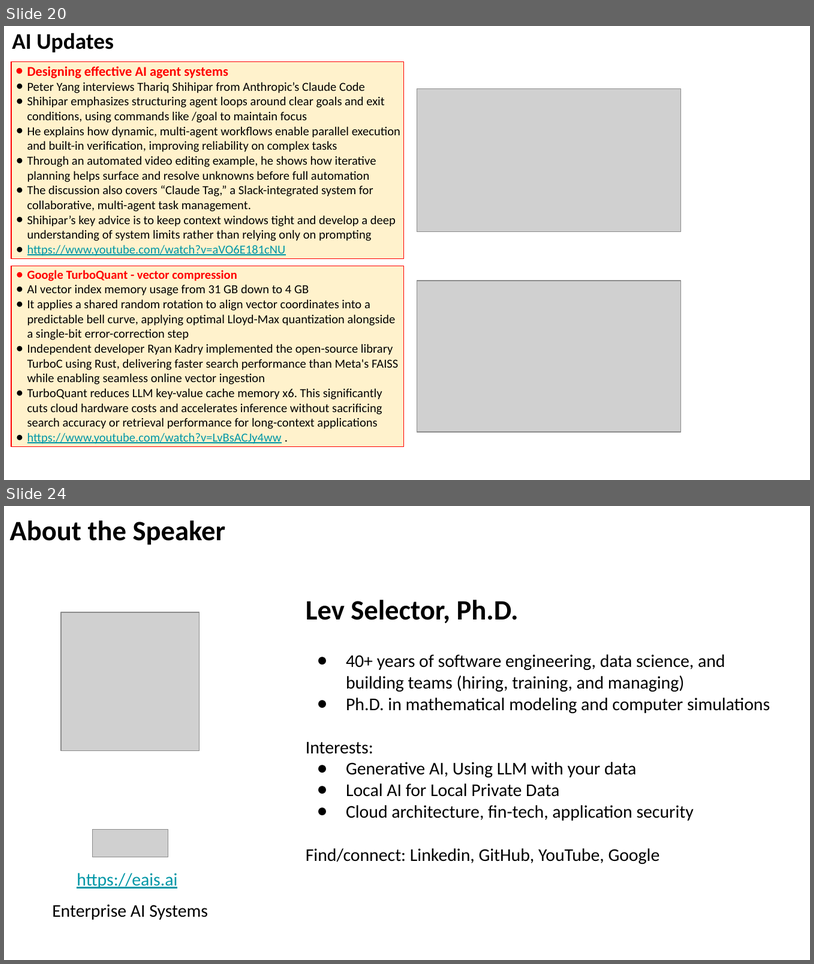
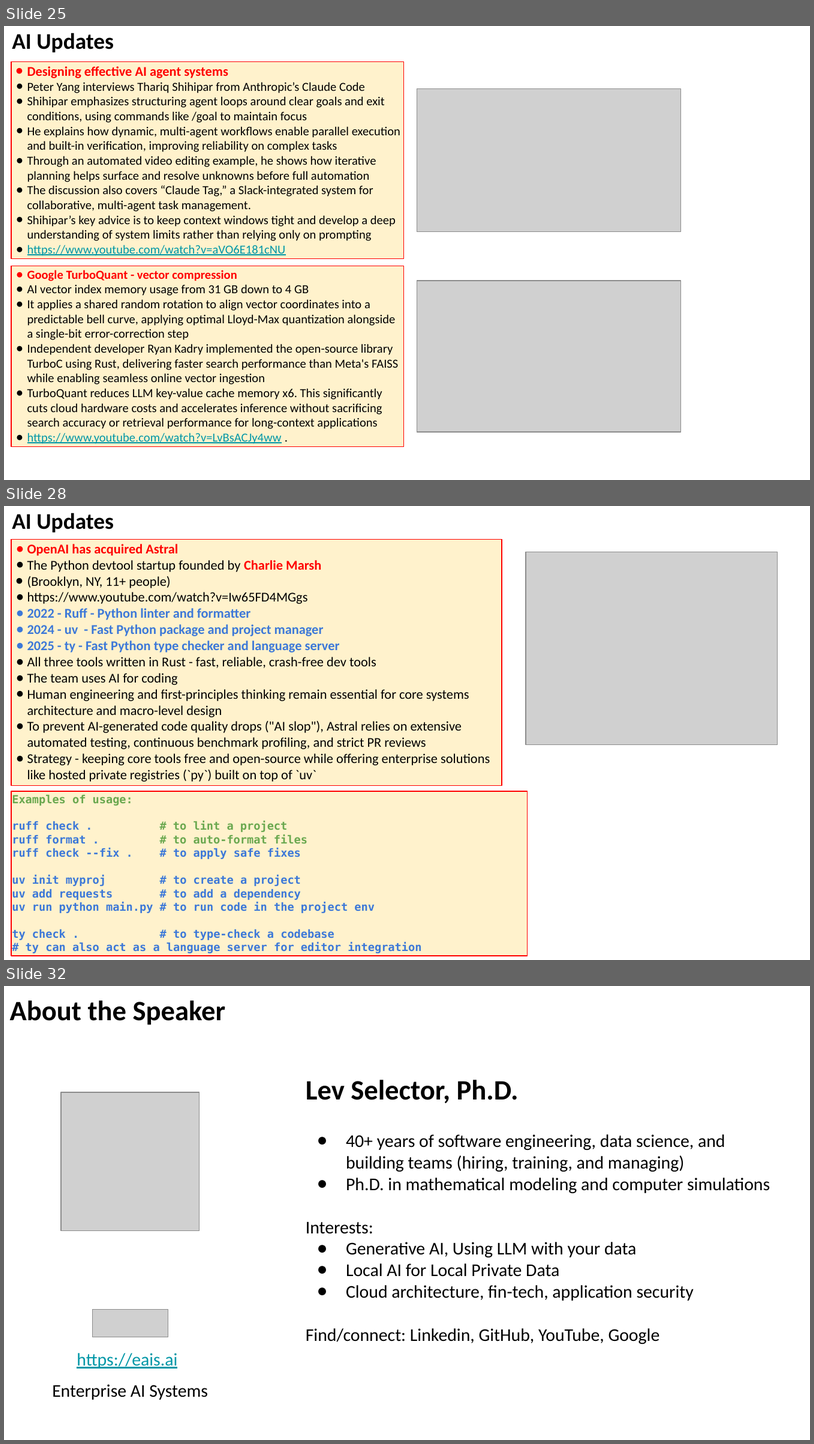
Before and after one commit to lselector/seminar, a slide deck: 2026/2026-07-24-AI-Updates.pptx. Shown one above the other, each under a label of ours: slides 20 and 24 before the commit, slides 25, 28 and 32 after it; the slides between them are not shown. The pictures are 814x964 and 814x1444 pixels, drawn with LibreOffice and Linux fonts; fonts in the diff are those of the drawing; grey boxes stand for pictures. Boxes give left, top, right and bottom in pixels: in the first picture for what was removed or moved away, otherwise in the second. Text is boxed around its words. In the diff, an @@ line names an element or a change of style, - is before the commit and + after.

```diff
--- a/2026/2026-07-24-AI-Updates.pptx
+++ b/2026/2026-07-24-AI-Updates.pptx
@@ slide 28 added at (x1=4, y1=506, x2=810, y2=960), background #FFFFFF @@
@@ text added at (x1=12, y1=513, x2=114, y2=532), 20 pt, text #000000, bold @@
+AI Updates
@@ rectangle added at (x1=11, y1=539, x2=503, y2=785), fill #FFF2CC, outline #FF0000 0.75 pt, 12 pt, text #000000 @@
+● OpenAI has acquired Astral
+● The Python devtool startup founded by Charlie Marsh
+● (Brooklyn, NY, 11+ people)
+● https://www.youtube.com/watch?v=Iw65FD4MGgs
+● 2022 - Ruff - Python linter and formatter
+● 2024 - uv - Fast Python package and project manager
+● 2025 - ty - Fast Python type checker and language server
+● All three tools written in Rust - fast, reliable, crash-free dev tools
+● The team uses AI for coding
+● Human engineering and first-principles thinking remain essential for core systems architecture and macro-level design
+● To prevent AI-generated code quality drops ("AI slop"), Astral relies on extensive automated testing, continuous benchmark profiling, and strict PR reviews
+● Strategy - keeping core tools free and open-source while offering enterprise solutions like hosted private registries (`py`) built on top of `uv`
@@ picture added at (x1=526, y1=552, x2=777, y2=745) @@
@@ rectangle added at (x1=11, y1=790, x2=527, y2=955), fill #FFF2CC, outline #FF0000 0.75 pt, 10 pt, text #3C78D8, bold @@
+Examples of usage:
+ruff check . # to lint a project
+ruff format . # to auto-format files
+ruff check --fix . # to apply safe fixes
+uv init myproj # to create a project
+uv add requests # to add a dependency
+uv run python main.py # to run code in the project env
+ty check . # to type-check a codebase
+# ty can also act as a language server for editor integration
@@ what was slide 20 is now slide 25 @@
@@ what was slide 24 is now slide 32 @@
```
Also in this commit, not shown: 10 slides changed, 8 other slides added, 1 slide removed.
